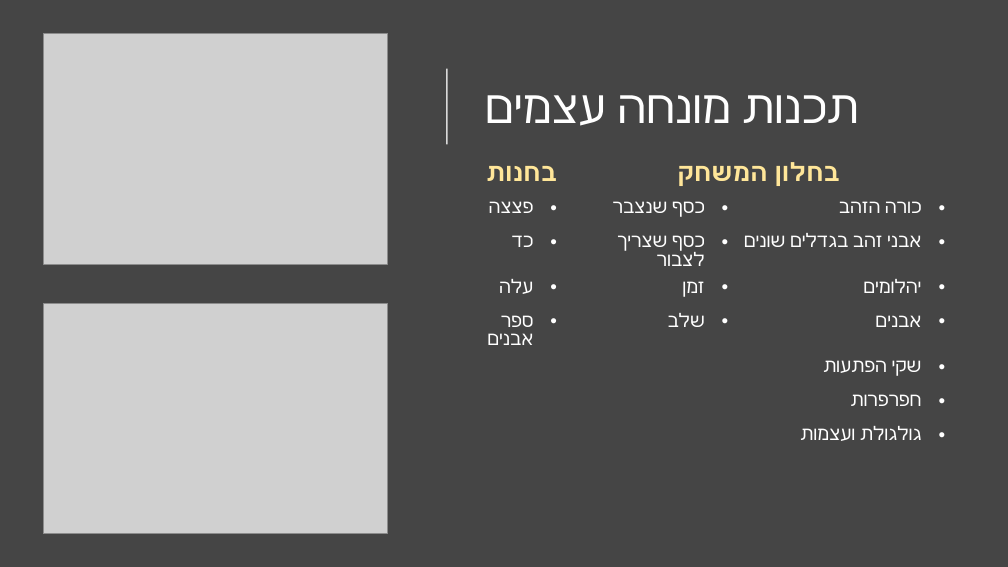
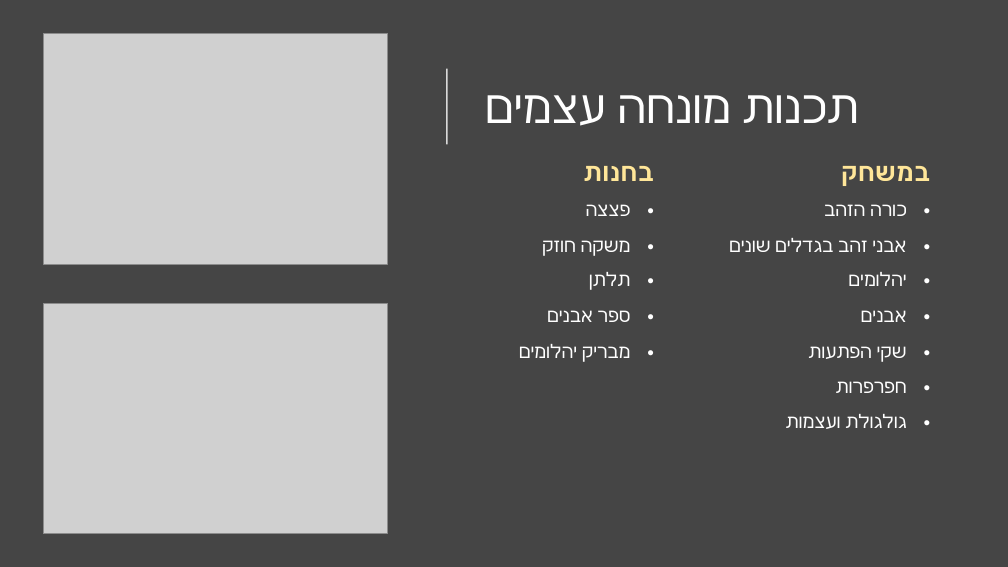
Before and after one commit to orabu103/GameDevCourse, a slide deck: slide 2 of Assignment 4/solutions/homework/homework.pptx. Drawn at 1008x567 pixels with LibreOffice and Linux fonts; fonts in the diff are those of the drawing; grey boxes stand for pictures. Boxes give left, top, right and bottom in pixels: in the first picture for what was removed or moved away, otherwise in the second. Text is boxed around its words. In the diff, an @@ line names an element or a change of style, - is before the commit and + after.

```diff
--- a/Assignment 4/solutions/homework/homework.pptx
+++ b/Assignment 4/solutions/homework/homework.pptx
@@ table at box(457, 158, 938, 446) @@
-column 1: בחנות | פצצה | כד | עלה | ספר אבנים |  |  | 
-column 2: בחלון המשחק | כסף שנצבר | כסף שצריך לצבור | זמן | שלב |  |  | 
-column 3:  | כורה הזהב | אבני זהב בגדלים שונים | יהלומים | אבנים | שקי הפתעות | חפרפרות | גולגולת ועצמות
+column 1: בחנות | פצצה | משקה חוזק | תלתן | ספר אבנים | מבריק יהלומים |  | 
+column 2: במשחק | כורה הזהב | אבני זהב בגדלים שונים | יהלומים | אבנים | שקי הפתעות | חפרפרות | גולגולת ועצמות
@@ table: place and size @@
-table at box(442, 158, 953, 445)
+table at box(457, 158, 938, 446)
```
Also in this commit, not shown: 5 other slides changed, 1 slide added, 2 slides removed, 1 other file.
